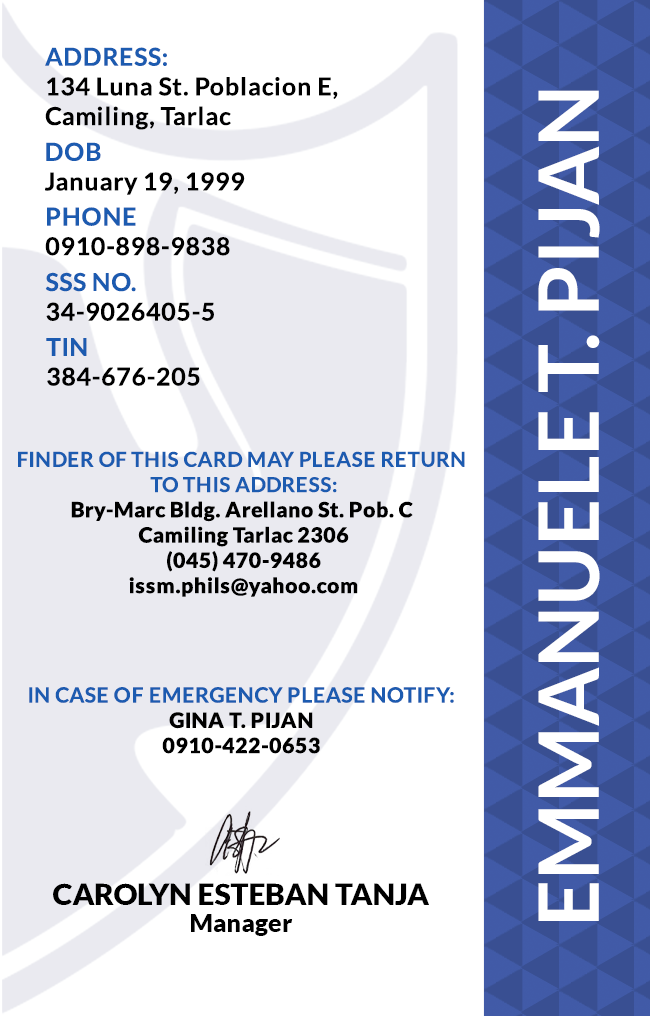
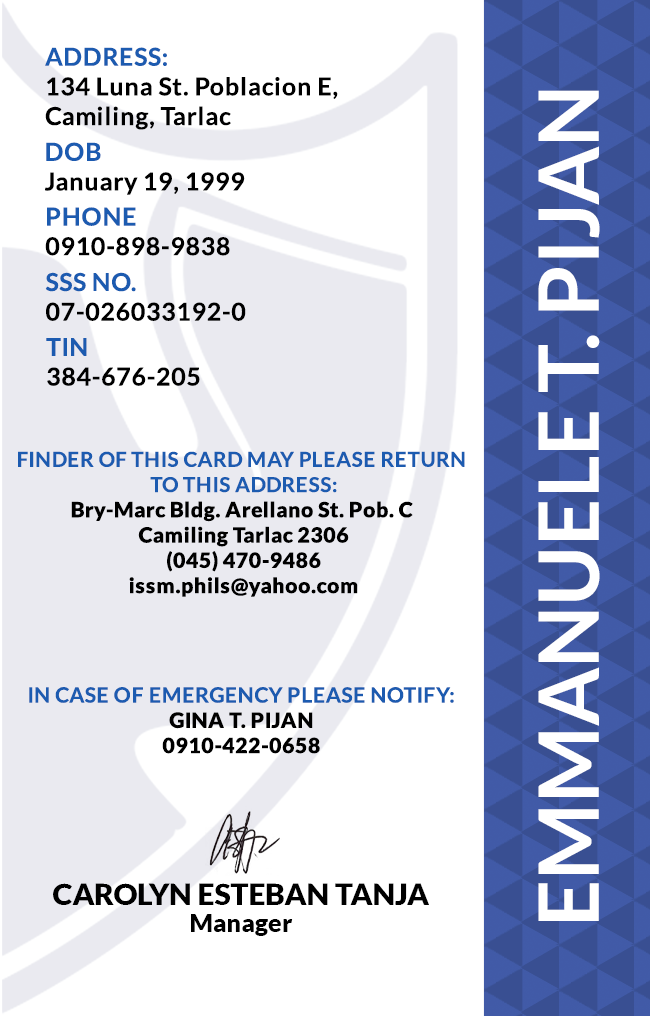
Revision of a layered 650×1016 image; what changed, layer by layer:
renamed "SSS NO. 34-9026405-5" to "SSS NO. 07-026033192-0", painted on it over [46, 302, 246, 321]
renamed "IN CASE OF EMERGENCY PLEASE NOTIFY: GINA T. PIJAN 0910-422-0653" to "IN CASE OF EMERGENCY PLEASE NOTIFY: GINA T. PIJAN 0910-422-0658", painted on it over [308, 737, 320, 754]
